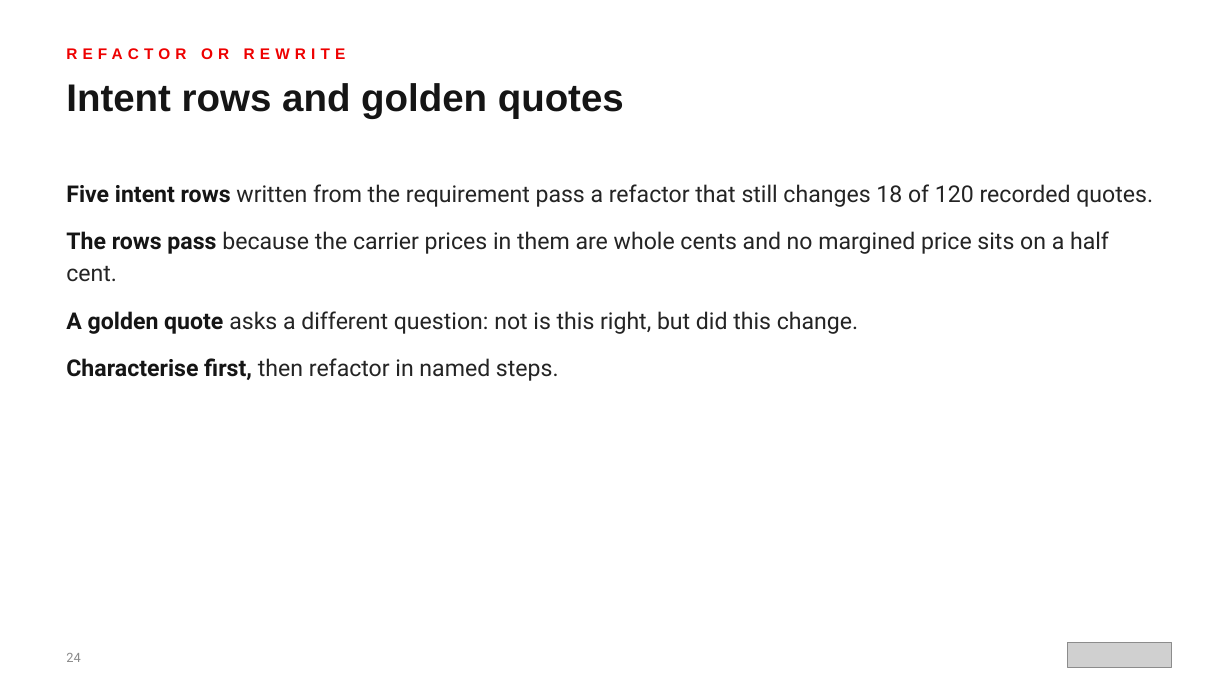
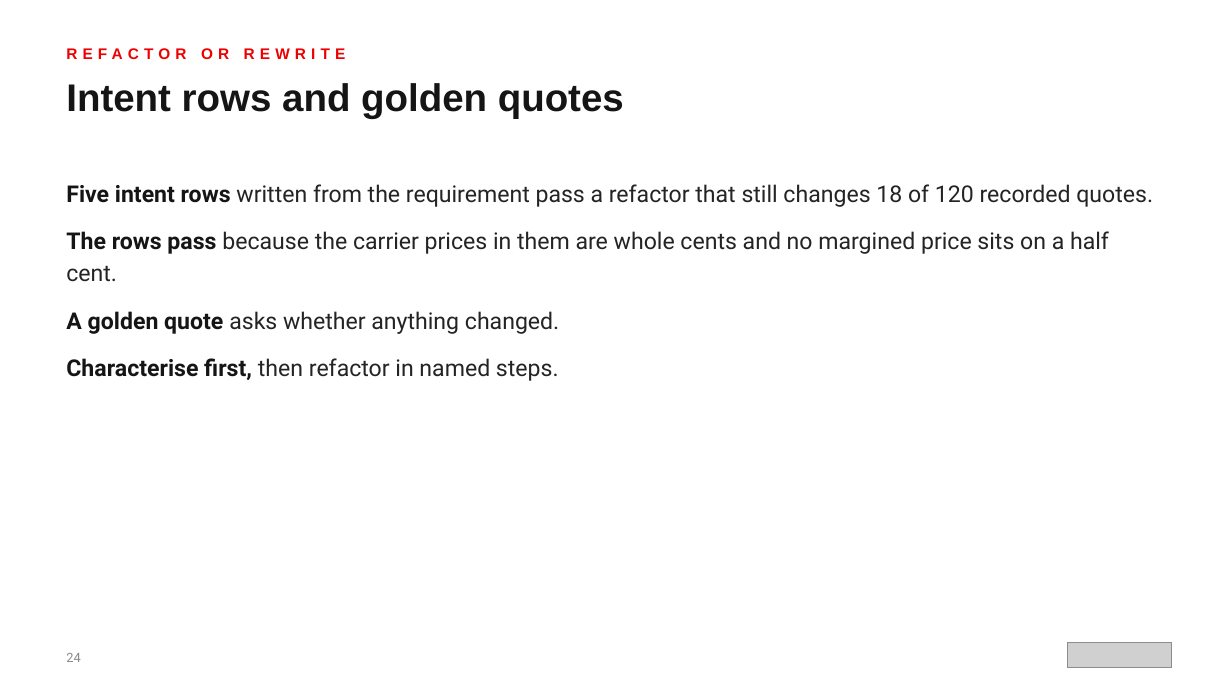
Before and after one commit to patterncatalyst/design-patterns-with-python, a slide deck: slide 24 of presentation/design-patterns-with-python-301-testing-legacy-and-ai.pptx. Drawn at 1232x693 pixels with LibreOffice and Linux fonts; fonts in the diff are those of the drawing; grey boxes stand for pictures. Boxes give left, top, right and bottom in pixels: in the first picture for what was removed or moved away, otherwise in the second. Text is boxed around its words. In the diff, an @@ line names an element or a change of style, - is before the commit and + after.

```diff
--- a/presentation/design-patterns-with-python-301-testing-legacy-and-ai.pptx
+++ b/presentation/design-patterns-with-python-301-testing-legacy-and-ai.pptx
@@ text at [66,311,559,334]: text changed @@
-● A golden quote asks a different question: not is this right, but did this change.
+● A golden quote asks whether anything changed.
```
Also in this commit, not shown: 5 other slides changed, 3 other files.
